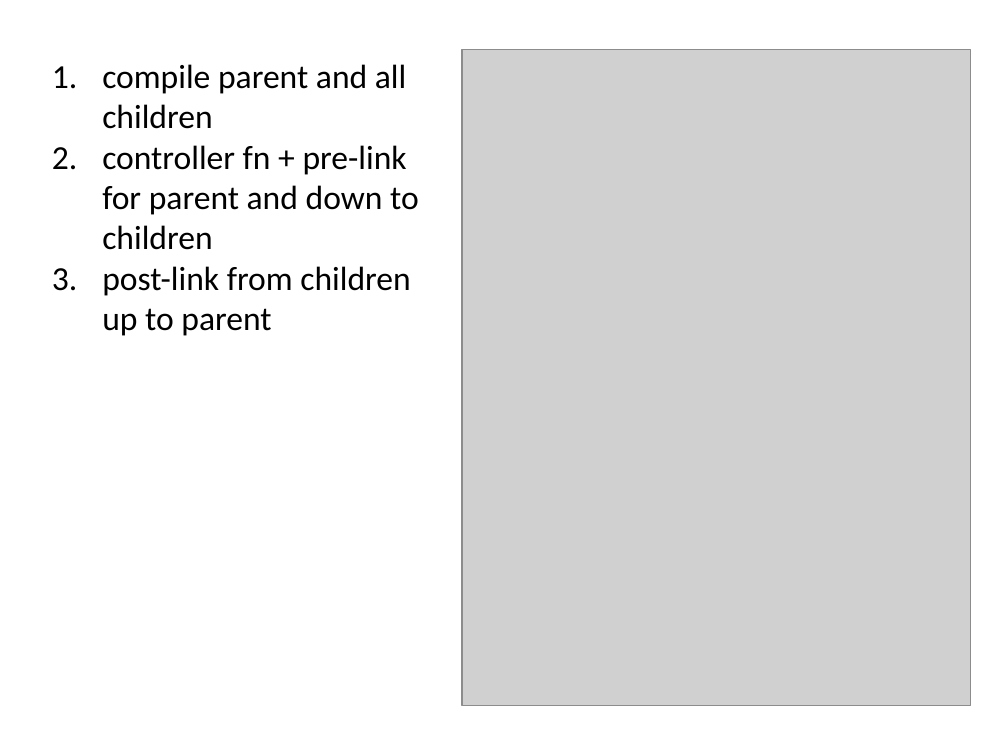
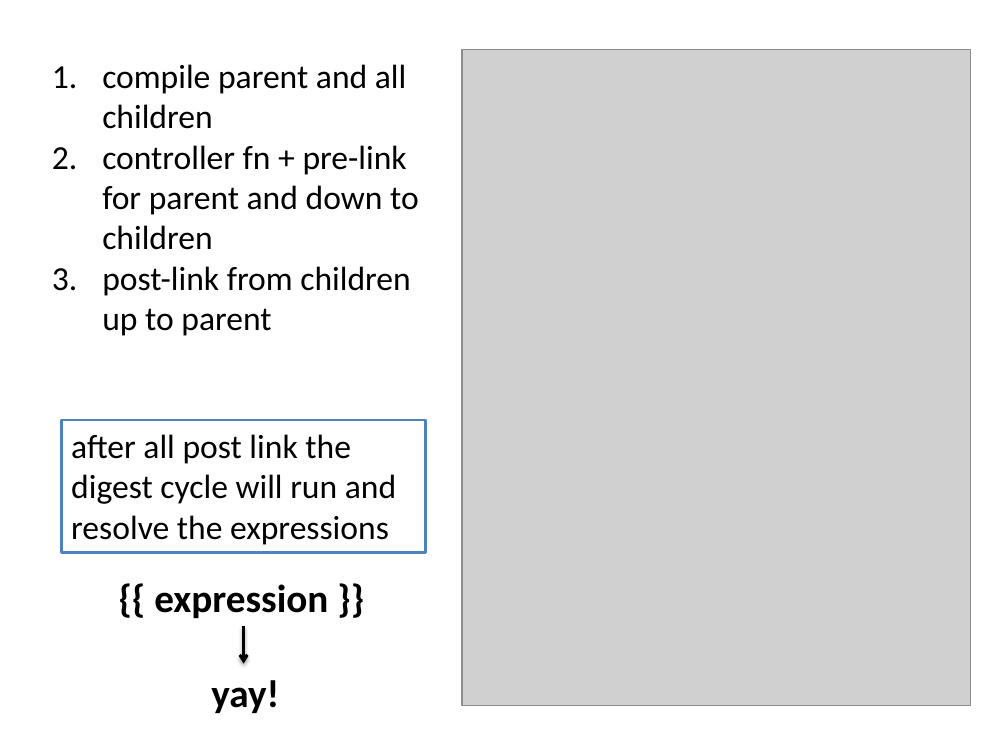
Before and after one commit to alexeymatveevp/angularjs-course, a slide deck: slide 11 of docs/03_directives.pptx (slide 7 before the commit). Drawn at 1008x756 pixels with LibreOffice and Linux fonts; fonts in the diff are those of the drawing; grey boxes stand for pictures. Boxes give left, top, right and bottom in pixels: in the first picture for what was removed or moved away, otherwise in the second. Text is boxed around its words. In the diff, an @@ line names an element or a change of style, - is before the commit and + after.

Commit message:
update 4 presentation and files

```diff
--- a/docs/03_directives.pptx
+++ b/docs/03_directives.pptx
@@ rectangle added at (x1=61, y1=420, x2=426, y2=552), fill #FFFFFF, outline #4F81BD 2 pt, 24 pt, text #000000 @@
+after all post link the digest cycle will run and resolve the expressions
@@ text added at (x1=154, y1=584, x2=328, y2=618), 28 pt, text #000000, bold @@
+{{ expression }}
@@ arrow added from (244, 626) to (244, 663), #000000 2 pt @@
@@ text added at (x1=211, y1=680, x2=279, y2=713), 28 pt, text #000000, bold @@
+yay!
```
Also in this commit, not shown: 1 other slide changed, 10 slides added, 2 slides removed, 20 other files.
